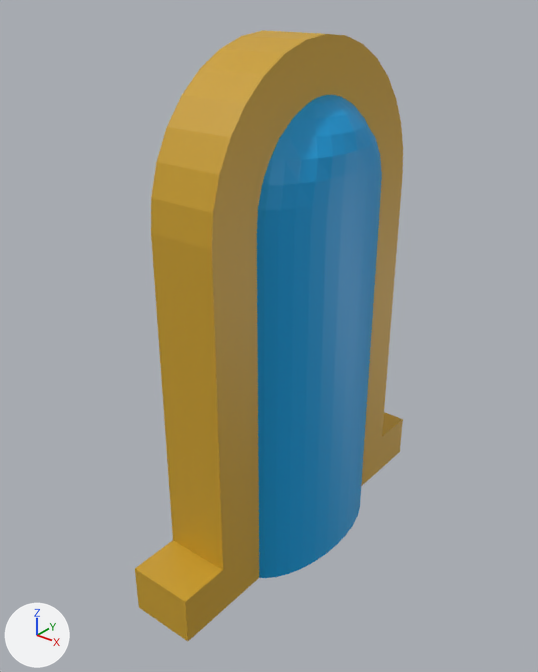
What one commit did to the Blender file ModAssets/DungeonExit.blend.
Both versions are drawn from a 50 mm camera at (0.978, -1.304, 1.346) aimed at (-0.011, -0.068, 0.58). Lighting does not change. The marker at lower left points along +X, +Y and +Z.

Objects in the first picture: 'Door_Frame', 'Door_Inner'.
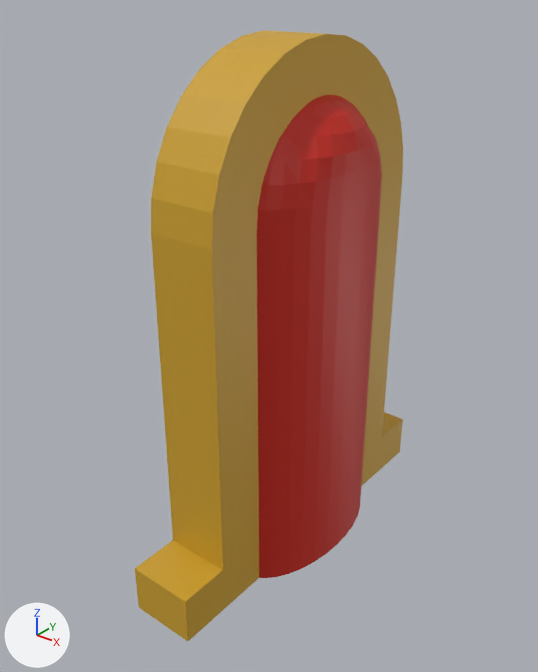
Commit message: interior map: exit door changed to red

What differs and where, as boxes (x1, y1, x2, y2) in the pictures (538 x 672 px):
'Door_Inner', recoloured
    both: (257, 95, 382, 578)

The change, as a list of edits to the scene's bpy script:
```text
Add mat_door_innter_red:
    mat_door_innter_red = principled_material('Door_Innter_Red')
    mat_door_innter_red.base_color = (0.604, 0.0176, 0.007)  # red #cc2414
Change me_sphere_001:
    where me_sphere_001.from_pydata(...)  # 154 vertices, 146 faces; spans x -0.68..1.43, y -1.0..1.0, z -0.01..4.89
    remove me_sphere_001.materials.append(mat_door_inner)  # cyan #009edf
    add me_sphere_001.materials.append(mat_door_innter_red)  # red #cc2414
```
